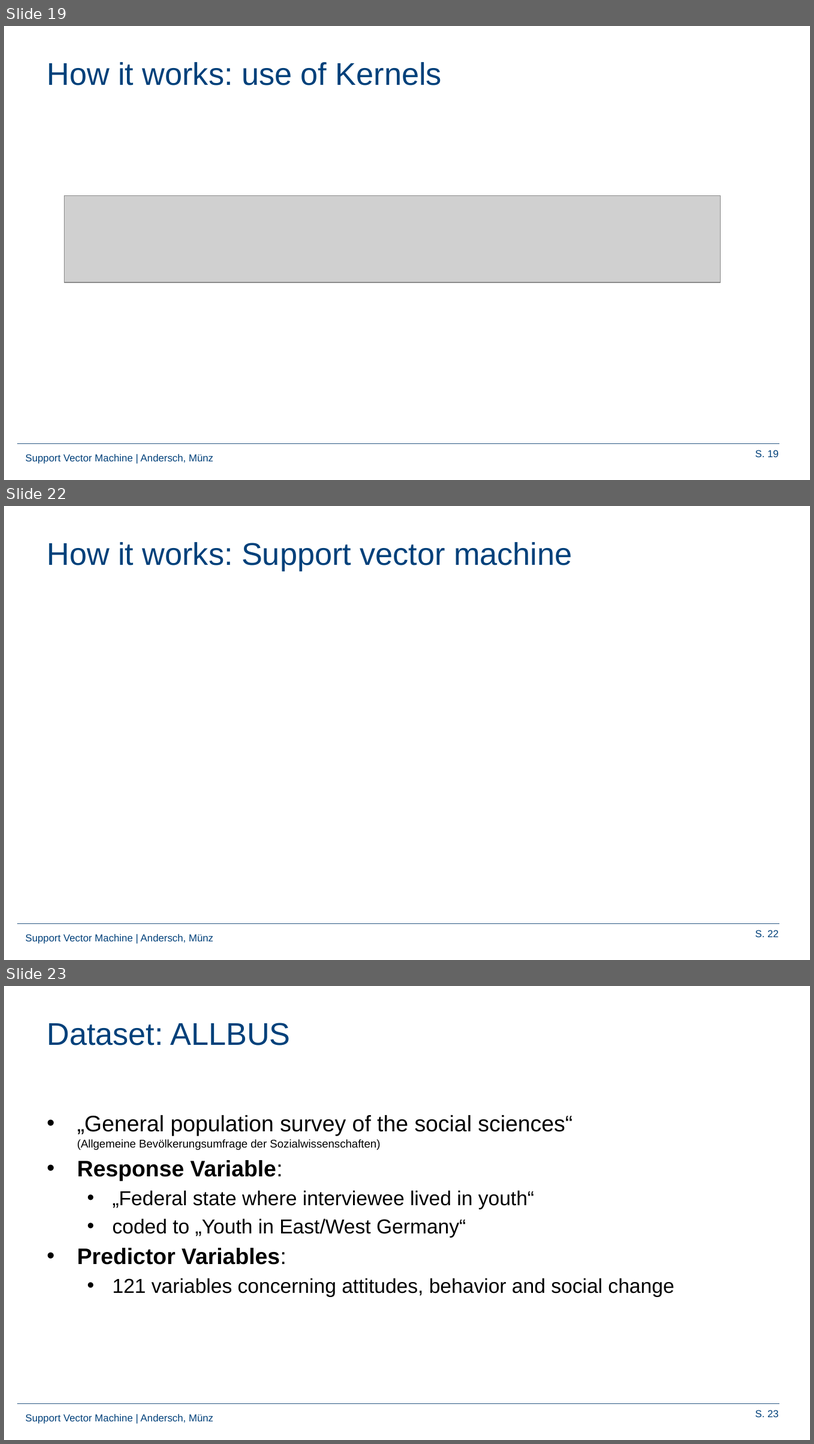
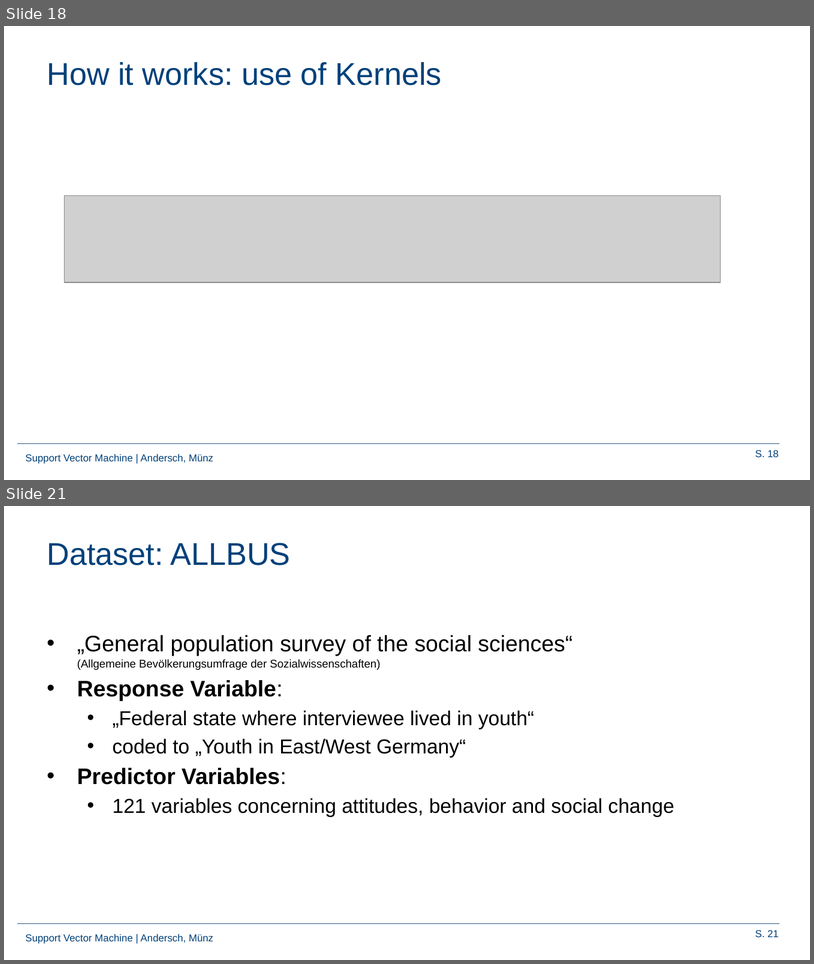
Before and after one commit to Frandersch/Statistical-Machine-Learning, a slide deck: Präsentation/Support Vector Machines.pptx. Shown one above the other, each under a label of ours: slides 19, 22 and 23 before the commit, slides 18 and 21 after it; the slides between them are not shown. The pictures are 814x1444 and 814x964 pixels, drawn with LibreOffice and Linux fonts; fonts in the diff are those of the drawing; grey boxes stand for pictures; background and template pictures are left out. Boxes give left, top, right and bottom in pixels: in the first picture for what was removed or moved away, otherwise in the second. Text is boxed around its words. In the diff, an @@ line names an element or a change of style, - is before the commit and + after.

```diff
--- a/Präsentation/Support Vector Machines.pptx
+++ b/Präsentation/Support Vector Machines.pptx
@@ slide 22 removed at (4, 506, 810, 960), background #FFFFFF; not listed: 3 template elements that a slide beside it also shows @@
@@ title removed at (47, 542, 572, 571) @@
-How it works: Support vector machine
@@ what was slide 19 is now slide 18 @@
@@ page number at (756, 450, 779, 457): text changed @@
-S. 19
+S. 18
@@ what was slide 23 is now slide 21 @@
@@ page number at (756, 930, 779, 937): text changed @@
-S. 23
+S. 21
```
Also in this commit, not shown: 8 slides changed, 1 slide added, 2 other slides removed, 19 other files.
